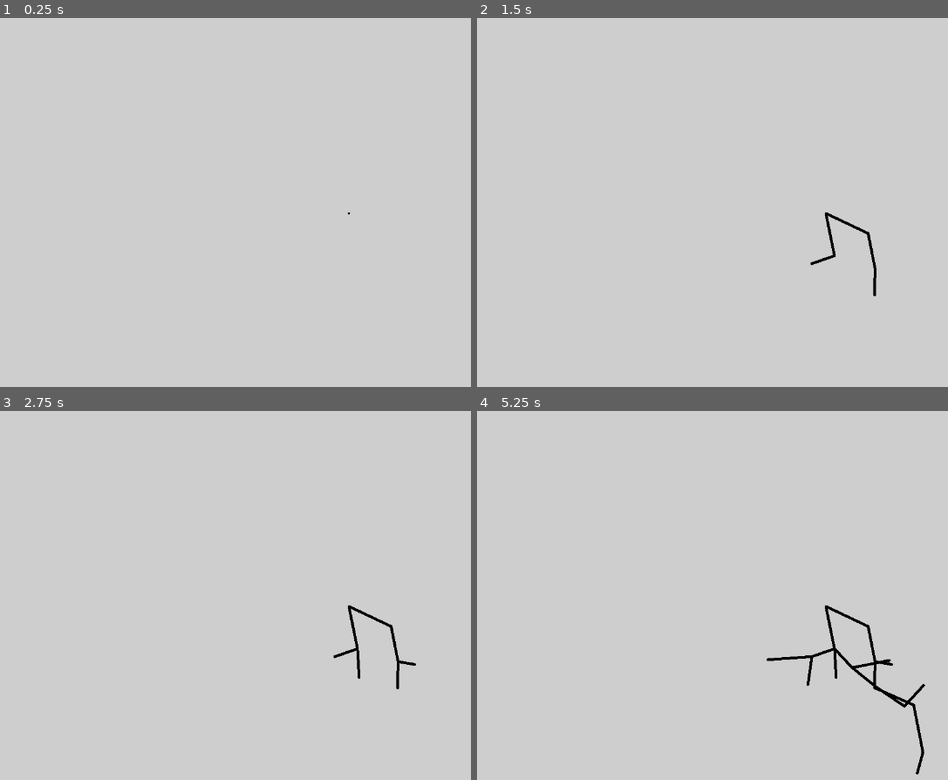
Above: before the commit, frames 1-4 (two rows, left to right).
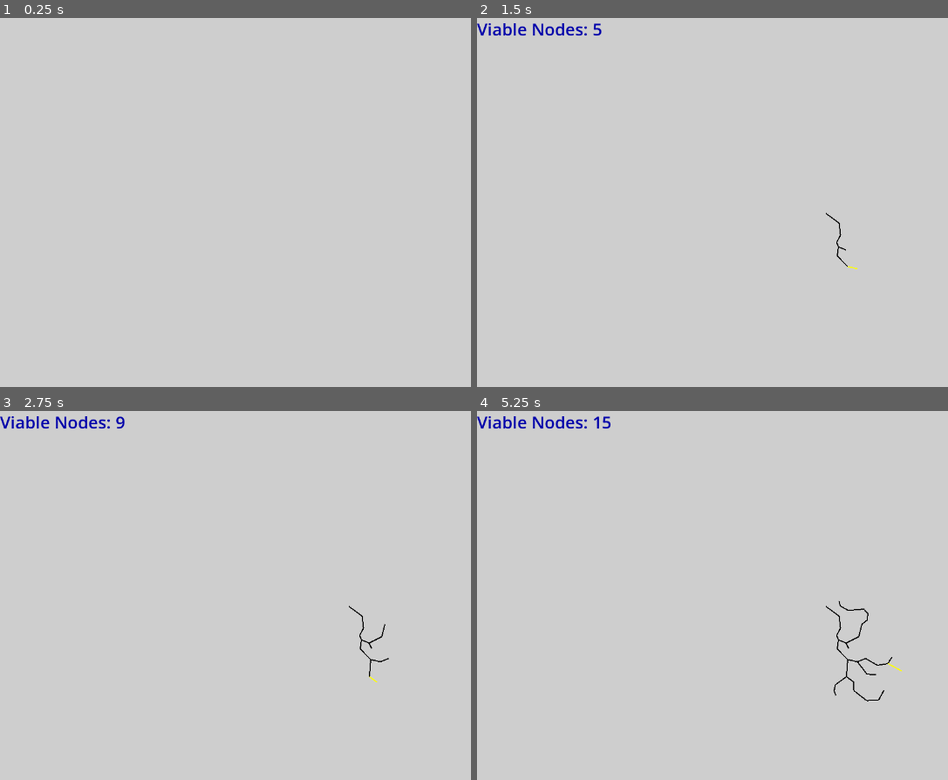
Above: after the commit, the same moments.

Repository: JaretMcManus/patterns
Game: Godot game, scene res://scenes/main.tscn
Two runs of this game, one before a commit and one after it. Both use one fixed random seed, a clock stepped at 60 frames per second and the inputs below.
Inputs:
- Up to frame 1 (0.25 s): no input
- Up to frame 2 (1.5 s): tap Enter (ui_accept) at 0.5, 0.6, 0.77, 1.07, 1.35 s
- Up to frame 3 (2.75 s): tap Enter (ui_accept) at 1.52, 1.82, 2.1 s
- Up to frame 4 (5.25 s): tap Enter (ui_accept) at 2.75, 2.85, 3.02, 3.32, 3.5, 3.6, 3.77, 4.07, 4.25, 4.35, 4.52, 4.82, 5, 5.1 s

The runs differ from the first frame. In frame 1, less than 0.1% of the frame differs, in the area x 73-75%, y 52-54%; in frame 2, 0.8%; in frame 3, 0.9%; in frame 4, 1.6%, in the area x 0-96%, y 1-99%.

Commit message:
SLOW version of random growth working

Diff:
--- a/scenes/bud.tscn
+++ b/scenes/bud.tscn
@@ -4,20 +4,4 @@
 
 [node name="Bud" type="Node2D"]
 script = ExtResource("1_nxxry")
-DO_DRAW_CIRCLE = true
 CIRCLE_RADIUS = 2.5
-
-[node name="Line2D" type="Line2D" parent="."]
-
-[node name="StaticBody2D" type="StaticBody2D" parent="Line2D"]
-
-[node name="Area2D" type="Area2D" parent="Line2D/StaticBody2D"]
-
-[node name="ColorRect" type="ColorRect" parent="."]
-visible = false
-offset_right = 10.0
-offset_bottom = 10.0
-color = Color(0, 0, 0, 1)
-
-[node name="RayCast2D" type="RayCast2D" parent="."]
-visible = false
--- /dev/null
+++ b/scenes/bud_line.tscn
@@ -0,0 +1,17 @@
+[gd_scene load_steps=2 format=3 uid="uid://dwtgwey8tsys5"]
+
+[ext_resource type="Script" path="res://scripts/bud_line.gd" id="1_7nldy"]
+
+[node name="BudLine" type="Node2D" node_paths=PackedStringArray("line", "area", "collision_shape")]
+visible = false
+script = ExtResource("1_7nldy")
+line = NodePath("Line2D")
+area = NodePath("Line2D/Area2D")
+collision_shape = NodePath("Line2D/Area2D/CollisionShape2D")
+
+[node name="Line2D" type="Line2D" parent="."]
+width = 2.0
+
+[node name="Area2D" type="Area2D" parent="Line2D"]
+
+[node name="CollisionShape2D" type="CollisionShape2D" parent="Line2D/Area2D"]
--- a/scenes/main.tscn
+++ b/scenes/main.tscn
@@ -1,9 +1,17 @@
-[gd_scene load_steps=2 format=3 uid="uid://ca8tnlvh5x2vj"]
+[gd_scene load_steps=4 format=3 uid="uid://ca8tnlvh5x2vj"]
 
 [ext_resource type="Script" path="res://scripts/main.gd" id="1_6agsu"]
 
-[node name="Main" type="Node2D"]
+[sub_resource type="Theme" id="Theme_tjyet"]
+/colors/f = Color(0, 0, 0, 1)
+
+[sub_resource type="LabelSettings" id="LabelSettings_s1kdg"]
+font_size = 31
+font_color = Color(1.92523e-06, 0, 0.66623, 1)
+
+[node name="Main" type="Node2D" node_paths=PackedStringArray("node_label")]
 script = ExtResource("1_6agsu")
+node_label = NodePath("Label")
 
 [node name="CanvasLayer" type="CanvasLayer" parent="."]
 layer = -1
@@ -15,3 +23,9 @@
 grow_horizontal = 2
 grow_vertical = 2
 color = Color(0.808998, 0.808998, 0.808998, 1)
+
+[node name="Label" type="Label" parent="."]
+offset_right = 272.0
+offset_bottom = 44.0
+theme = SubResource("Theme_tjyet")
+label_settings = SubResource("LabelSettings_s1kdg")
--- a/scripts/bud.gd
+++ b/scripts/bud.gd
@@ -2,33 +2,21 @@
 
 
 var bud_children: Array[Bud] = []
-var child_areas: Array[Area2D] = []
 var parent: Bud
+var bud_lines: Array[BudLine] = []
 
-#var negative_open: bool = true
-#var positive_open: bool = true
 
 @export_group("Drawing")
 var COLOR: Color = Global.COLOR
-@export_subgroup("Line")
-var Line: Line2D
-@export var LINE_WIDTH: float = 5
-
 @export_subgroup("Circle")
 @export var DO_DRAW_CIRCLE: bool = false
 @export var CIRCLE_RADIUS: float = 4
-
+@export_group("Angle")
 @export var MINIMUM_ANGLE_TO_SIBLING: float = deg_to_rad(30)
 
 
 var Bud_scene = preload("res://scenes/bud.tscn")
-
-func _ready() -> void:
-	Line = get_children().filter(
-		func(child): return child is Line2D
-	)[0]
-	Line.default_color = COLOR
-	Line.width = LINE_WIDTH
+var Bud_line_scene = preload("res://scenes/bud_line.tscn")
 
 
 func spawn_child(length: float, angle: float) -> Bud:
@@ -46,10 +34,6 @@
 
 		if angle_between < MINIMUM_ANGLE_TO_SIBLING: return null
 
-
-	## Check for collisions
-
-
 	## Make child
 	var child: Bud = Bud_scene.instantiate()
 	child.parent = self
@@ -57,25 +41,34 @@
 	child.position = self.position + child_position_offset
 	child.queue_redraw()
 
-	## Connect Line2d
-	Line.add_point(Vector2.ZERO)
-	Line.add_point(child.position - self.position)
+	## Make BudLine
+	var new_bud_line: BudLine = Bud_line_scene.instantiate()
+	self.add_child(new_bud_line)
+	new_bud_line.init(self.position, child.position)
 
-	## Make Collision shape
-	add_collision_segment(self.position, child.position)
+	## Check for Collisions
+	await get_tree().physics_frame
+	await get_tree().physics_frame
+	var collisions = new_bud_line.area.get_overlapping_areas()
+	var current_bud_areas = bud_lines.map(func(bl: BudLine): return bl.area)
+	collisions = collisions.filter(func(collided): return collided not in current_bud_areas)
 
+	if collisions.size() > 0:
+		print("cant create line, COLLISION")
+		new_bud_line.queue_free()
+		child.queue_free()
+		return null
+
+	#debug coloring
+	if Global.debug:
+		Global.last_line.set_default_color(Global.COLOR)
+		new_bud_line.line.set_default_color(Global.DEBUG_COLOR)
+		Global.last_line = new_bud_line.line
+
+	bud_lines.append(new_bud_line)
+	child.bud_lines.append(new_bud_line)
+	new_bud_line.visible = true
 	return child
-
-
-func add_collision_segment(start: Vector2, end: Vector2) -> void:
-	var new_shape = CollisionShape2D.new()
-	$Line2D/StaticBody2D/Area2D.add_child(new_shape)
-	var rect = RectangleShape2D.new()
-	new_shape.position = (end - start) / 2
-	new_shape.rotation = start.direction_to(end).angle()
-	var length = start.distance_to(end)
-	rect.extents = Vector2(length / 2, 10)
-	new_shape.shape = rect
 
 func _draw() -> void:
 	if DO_DRAW_CIRCLE:
--- /dev/null
+++ b/scripts/bud_line.gd
@@ -0,0 +1,27 @@
+class_name BudLine extends Node2D
+
+@export_group("Connected Nodes")
+@export var line: Line2D
+@export var area: Area2D
+@export var collision_shape: CollisionShape2D
+
+func init(parent_pos: Vector2, child_pos: Vector2):
+	create_line(parent_pos, child_pos)
+	create_hitbox(parent_pos, child_pos)
+
+
+func create_line(parent_pos: Vector2, child_pos: Vector2):
+	line.default_color = Global.COLOR
+
+	line.add_point(Vector2.ZERO)
+	line.add_point(child_pos - parent_pos)
+
+
+func create_hitbox(start: Vector2, end: Vector2):
+	var rect := RectangleShape2D.new()
+	var length = start.distance_to(end)
+	rect.set_size(Vector2(length, 25/3.0))
+
+	collision_shape.shape = rect
+	collision_shape.position = (end - start) / 2
+	collision_shape.rotation = start.direction_to(end).angle()
--- a/scripts/global.gd
+++ b/scripts/global.gd
@@ -1,3 +1,8 @@
 extends Node
 
 var COLOR: Color = Color.BLACK
+var DEBUG_COLOR: Color = Color.YELLOW
+var debug: bool = true
+var last_line: Line2D = Line2D.new()
+var number: int = 0
+var space_state: PhysicsDirectSpaceState2D
--- a/scripts/main.gd
+++ b/scripts/main.gd
@@ -1,16 +1,26 @@
 extends Node2D
-
+@export var node_label: Label
+var node_amount: int = 1
 @export_group("length")
-@export var default_length = 60
-@export var length_var = .5
+@export var default_length = 20
+@export var length_var = .6
 
 @export_group("angle")
 @export var default_angle = deg_to_rad(45)
-@export var angle_var = .9
+@export var angle_var = 0.3
 
+@export_group("")
+@export var RETRY_AMOUNT = 3
 var Bud_scene = preload("res://scenes/bud.tscn")
 var root: Bud
 var viable_buds: Array[Bud] = []
+
+func _physics_process(delta: float) -> void:
+	Global.space_state = get_world_2d().direct_space_state
+	if viable_buds.size() != node_amount:
+		node_amount = viable_buds.size()
+		node_label.set_text("Viable Nodes: %s" % node_amount)
+
 
 
 func _ready() -> void:
@@ -30,21 +40,24 @@
 	## Add root to viable buds list
 	viable_buds.append(root)
 
-	#var timer := Timer.new()
-	#add_child(timer)
-	#timer.wait_time = .6
-	#timer.connect("timeout", _on_timeout)
-	#timer.start()
+	var timer := Timer.new()
+	add_child(timer)
+	timer.wait_time = .25
+	timer.connect("timeout", _on_timeout)
+	timer.start()
 
 func _on_timeout():
 	calculate_next_line()
 
 func _input(_event: InputEvent) -> void:
 	if Input.is_action_just_pressed("ui_accept"):
-		calculate_next_line()
+		get_next_line()
 
+func get_next_line() -> void:
+	while not await calculate_next_line():
+		print("failed to make child")
 
-func calculate_next_line() -> void:
+func calculate_next_line() -> bool:
 	var new_length = randomize_value(default_length, length_var)
 	var new_angle = randomize_value(default_angle, angle_var)
 
@@ -54,11 +67,15 @@
 
 	## get random viable node
 	var off_bud = viable_buds.pick_random()
-	var child = off_bud.spawn_child(new_length, new_angle)
-	if child:
-		viable_buds.append(child)
-		add_child(child)
-	else: print("failed to create child")
+	for i in range(RETRY_AMOUNT):
+		var child = await off_bud.spawn_child(new_length, new_angle)
+		if child:
+			viable_buds.append(child)
+			add_child(child)
+			return true
+
+	viable_buds.erase(off_bud)
+	return false
 
 
 func randomize_value(default: float, variance: float) -> float:
